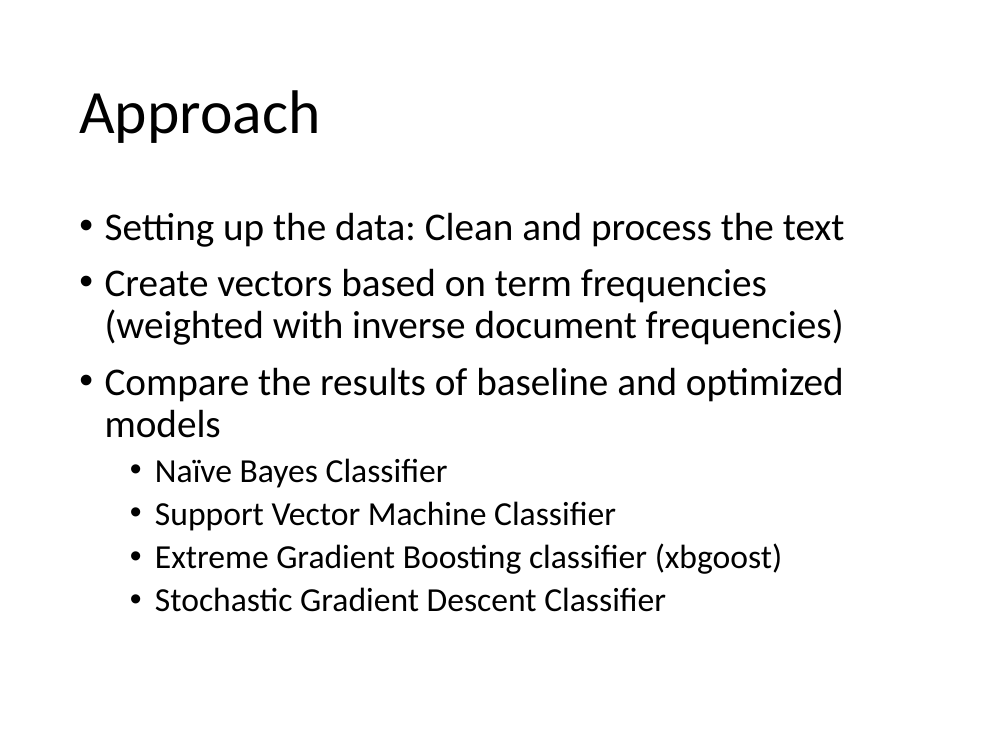
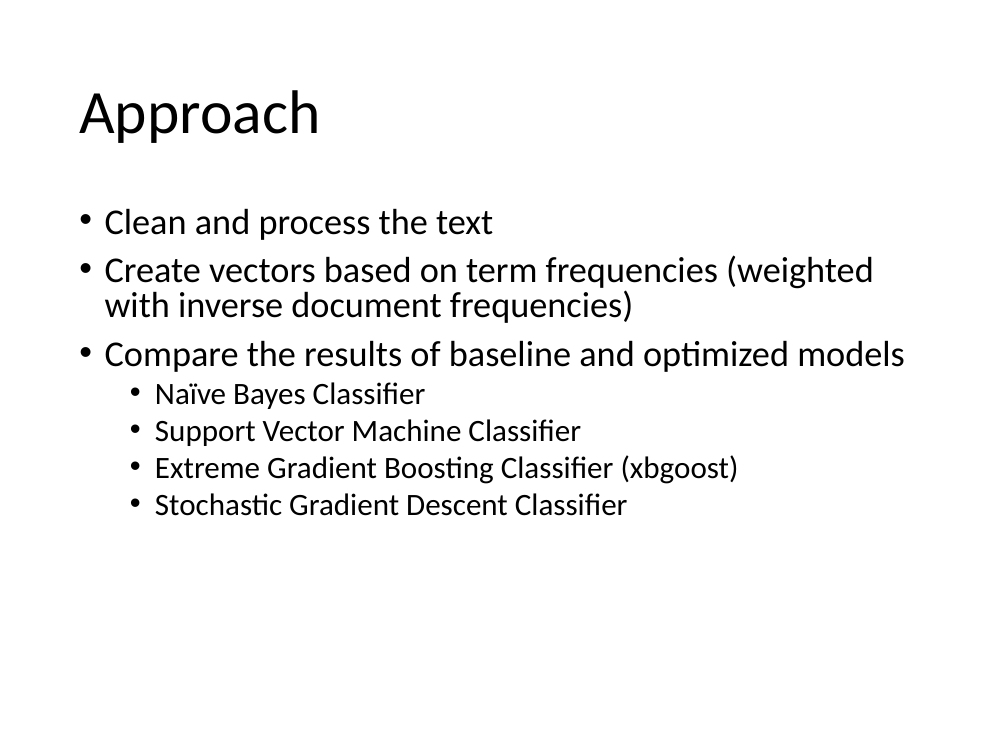
Before and after one commit to MartinOdendaal/Thinkful_Capstone_Supervised, a slide deck: slide 4 of Capstone 2.pptx. Drawn at 1008x756 pixels with LibreOffice and Linux fonts; fonts in the diff are those of the drawing. Boxes give left, top, right and bottom in pixels: in the first picture for what was removed or moved away, otherwise in the second. Text is boxed around its words. In the diff, an @@ line names an element or a change of style, - is before the commit and + after.

```diff
--- a/Capstone 2.pptx
+++ b/Capstone 2.pptx
@@ text at [105,208,493,240]: text changed; size 28 to 25.9 pt @@
-• Setting up the data: Clean and process the text
+• Clean and process the text
@@ text at [105,255,905,516]: size 28 to 25.9 pt in "Create vectors based on term frequencies (weighted ...", "Compare the results of baseline and optimized ..."; size 24 to 22.2 pt in "Naïve Bayes Classifier", "Support Vector Machine Classifier", "Stochastic Gradient Descent Classifier"; line spacing 0.9 to 0.8 @@
@@ text at [155,455,739,484]: text changed; size 24 to 22.2 pt @@
-  • Extreme Gradient Boosting classifier (xbgoost)
+  • Extreme Gradient Boosting Classifier (xbgoost)
```
Also in this commit, not shown: 9 other slides changed, 2 slides added.
